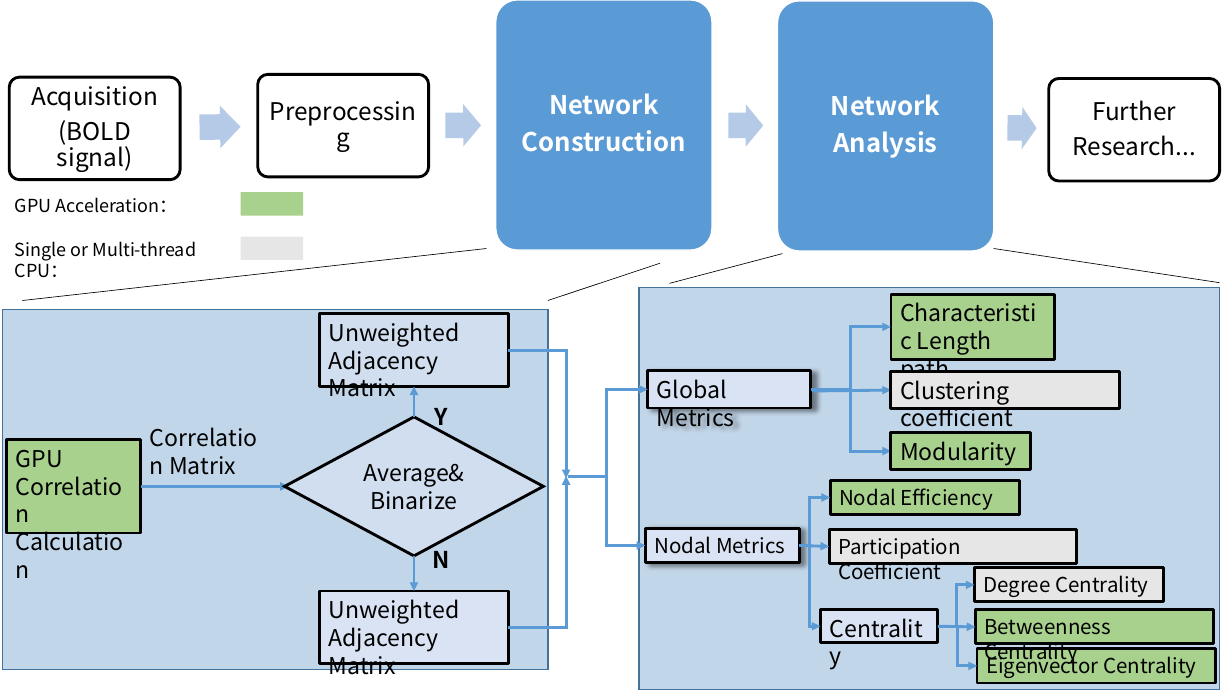
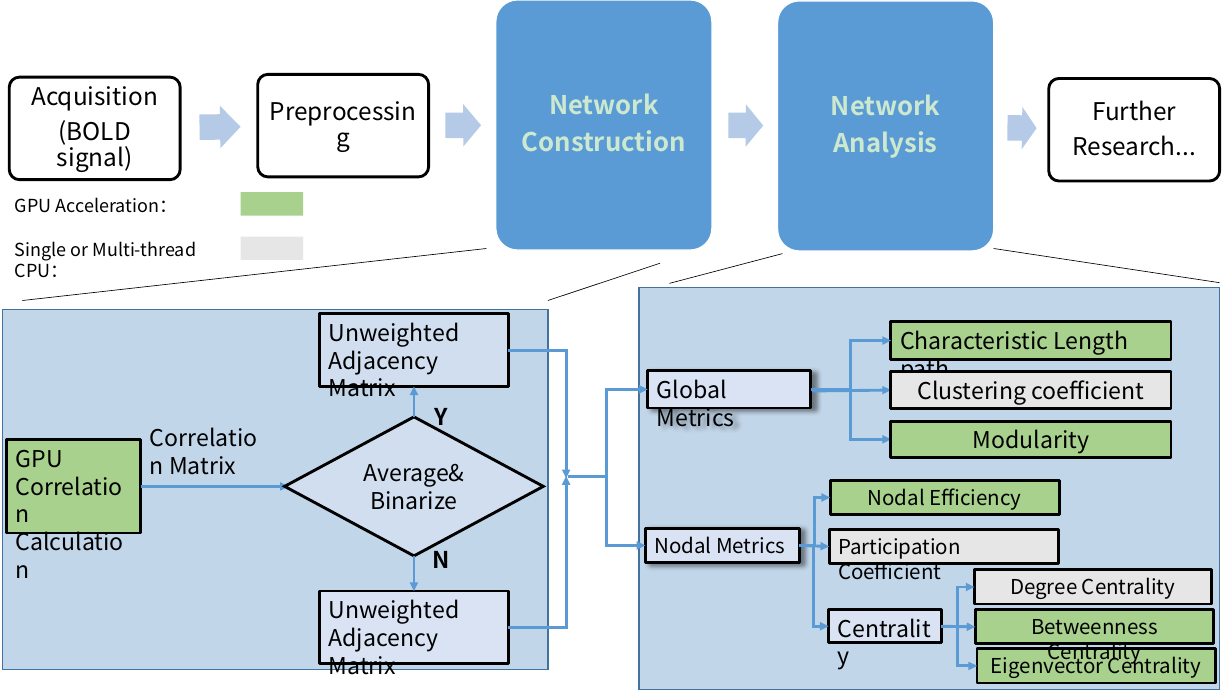
Before and after one commit to BNAadministrator3/poster, a slide deck: slide 1 of Fig.1.2.3.pptx. Drawn at 1232x693 pixels with LibreOffice and Linux fonts; fonts in the diff are those of the drawing. Boxes give left, top, right and bottom in pixels: in the first picture for what was removed or moved away, otherwise in the second. Text is boxed around its words. In the diff, an @@ line names an element or a change of style, - is before the commit and + after.

```diff
--- a/Fig.1.2.3.pptx
+++ b/Fig.1.2.3.pptx
@@ background #FFFFFF to #CCE8CF @@
@@ freeform shape "Network" at bbox=[496, 0, 713, 250]: text colour #FFFFFF to #CCE8CF; outline #FFFFFF 1 pt to #CCE8CF 1 pt @@
@@ freeform shape "Network" at bbox=[778, 1, 994, 251]: text colour #FFFFFF to #CCE8CF; outline #FFFFFF 1 pt to #CCE8CF 1 pt @@
@@ rectangle "Characteristic Length path": place and size @@
-rectangle "Characteristic Length path" at bbox=[891, 294, 1055, 360]
+rectangle "Characteristic Length path" at bbox=[891, 322, 1171, 359]
@@ elbow arrow moved from (811, 389) - (891, 327) to (811, 389) - (891, 341) @@
@@ elbow arrow moved from (811, 389) - (891, 451) to (811, 389) - (891, 439) @@
@@ rectangle "Clustering coefficient": place and size @@
-rectangle "Clustering coefficient" at bbox=[891, 372, 1120, 409]
+rectangle "Clustering coefficient" at bbox=[891, 372, 1171, 409]
@@ alignment left to centre in 6 elements at bbox=[977, 649, 1215, 683], bbox=[976, 610, 1214, 644], bbox=[830, 481, 1059, 515], bbox=[891, 372, 1171, 409], bbox=[975, 570, 1212, 604], bbox=[891, 421, 1171, 457] @@
@@ rectangle "Modularity": place and size @@
-rectangle "Modularity" at bbox=[891, 433, 1031, 470]
+rectangle "Modularity" at bbox=[891, 421, 1171, 457]
@@ elbow arrow (799, 545) - (830, 497): route changed @@
@@ rectangle "Nodal Efficiency": place and size @@
-rectangle "Nodal Efficiency" at bbox=[830, 481, 1019, 515]
+rectangle "Nodal Efficiency" at bbox=[830, 481, 1059, 515]
@@ rectangle "Participation Coefficient": place and size @@
-rectangle "Participation Coefficient" at bbox=[829, 530, 1077, 564]
+rectangle "Participation Coefficient" at bbox=[829, 530, 1058, 564]
@@ elbow arrow moved from (799, 545) - (821, 627) to (799, 545) - (829, 627) @@
@@ elbow arrow moved from (938, 627) - (975, 585) to (942, 627) - (975, 587) @@
@@ rectangle "Degree Centrality": place and size @@
-rectangle "Degree Centrality" at bbox=[975, 567, 1165, 602]
+rectangle "Degree Centrality" at bbox=[975, 570, 1212, 604]
@@ rectangle "Centrality": place and size @@
-rectangle "Centrality" at bbox=[821, 610, 938, 643]
+rectangle "Centrality" at bbox=[829, 610, 942, 643]
@@ elbow arrow moved from (938, 627) - (977, 666) to (942, 627) - (977, 666) @@
@@ arrow moved from (938, 627) - (976, 627) to (942, 627) - (976, 627) @@
```
Also in this commit, not shown: 1 other slide changed, 2 slides added, 1 slide removed, 1 other file.
